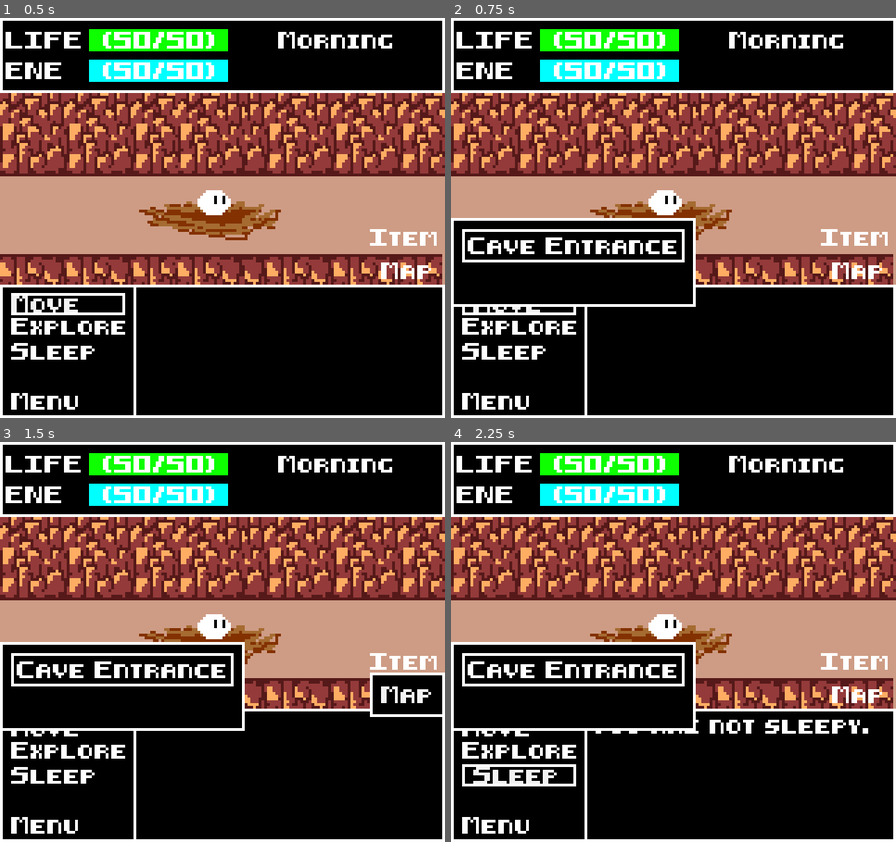
Above: before the commit, frames 1-4 (two rows, left to right).
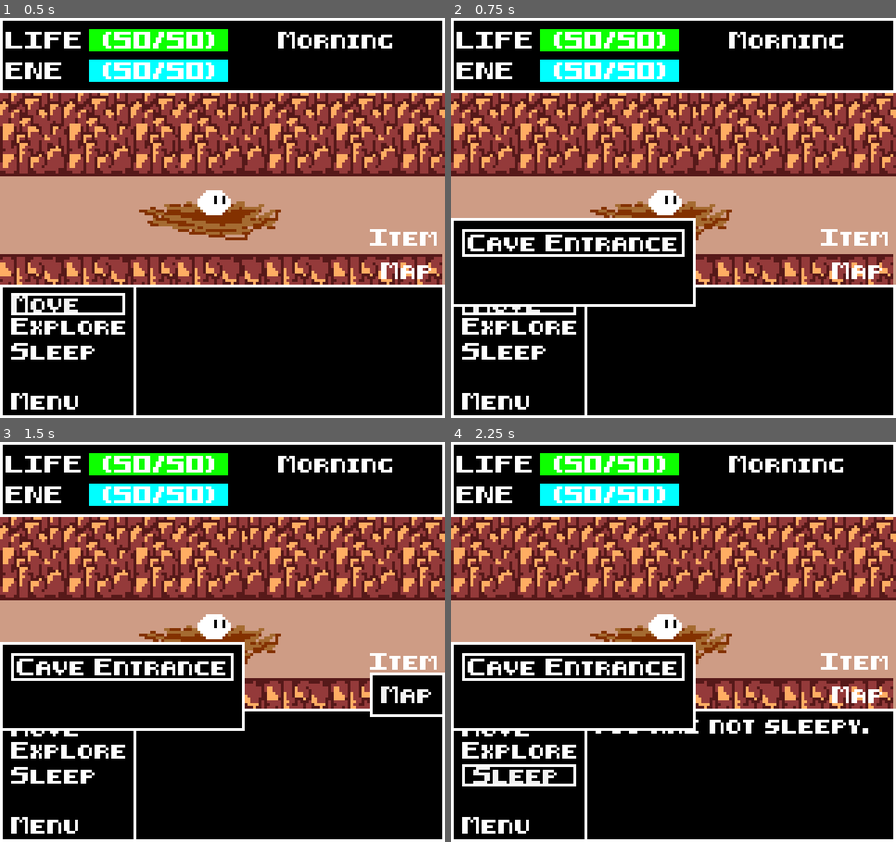
Above: after the commit, the same moments.

Repository: roeri6/text-RPG
Game: Godot game, scene res://Main.tscn
Two runs of this game, one before a commit and one after it. Both use one fixed random seed, a clock stepped at 60 frames per second and the inputs below.
Inputs:
- Up to frame 1 (0.5 s): no input
- Up to frame 2 (0.75 s): click "Move" at 0.5 s
- Up to frame 3 (1.5 s): click "Map" at 1.25 s
- Up to frame 4 (2.25 s): click "Sleep" at 2 s

Frame 1 is identical in both runs. In frame 2, 1.5% of the frame differs, in the area x 2-53%, y 54-62%; in frame 3, 1.5%; in frame 4, 1.5%.

Commit message:
yaya
ayy

Diff:
--- /dev/null
+++ b/Data/Data.gd
@@ -0,0 +1,63 @@
+extends Node
+
+
+var room_list = {}
+var actor_list = {}
+var item_list = {}
+
+
+func initialize_data():
+	create_item("Carrot", "A tasty vegetable", load("res://Theme/carrot.png"))
+	create_item("Meat", "Nice to meat you", load("res://Theme/meat.png"))
+	create_room("Cave Entrance",["Forest","Cave"], load("res://Room/Backgrounds/clearing.png"))
+	create_room("Cave",["Cave Entrance"],load("res://Room/Backgrounds/cave.png"),{}, true)
+	create_room("Forest",["Cave Entrance","Dirt Road"], load("res://Room/Backgrounds/forest.png"), {"Item": 50, "Nothing":50, "Encounter": 25}, false, {"Carrot" : 1, "Meat": 1})
+	create_room("Dirt Road",["Forest"], load("res://Room/Backgrounds/dirtroad.png"))
+	#create_room("GodRoom",[])
+	create_actor("MrHero")
+
+func create_room(rname,rconnections, background, revent = {}, rsleep = false, ritems = {}):
+	var newroom = Room.new()
+	newroom.room_name = rname
+	newroom.connections.append_array(rconnections)
+	newroom.explore_events = revent.duplicate()
+	newroom.explore_items = ritems.duplicate()
+	newroom.is_sleeping_spot = rsleep
+	newroom.background = background
+	room_list[newroom.room_name] = newroom
+	newroom.id = room_list.size()
+
+func has_room(room):
+	return room_list.has(room)
+
+func get_room(room):
+	return room_list[room]
+
+func find_room_by_id(id):
+	for i in room_list:
+		if room_list[i].id == id:
+			return i
+	return null
+
+func create_item(iname, infotext, icon):
+	var newitem = Item.new()
+	newitem.item_name = iname
+	newitem.info_text = infotext
+	newitem.icon = icon
+	item_list[newitem.item_name] = newitem
+	newitem.id = item_list.size()
+
+func get_item(item):
+	return item_list[item]
+
+func has_item(item):
+	return item_list.has(item)
+
+func create_actor(aname):
+	var newactor = Actor.new()
+	newactor.actor_name = aname
+	actor_list[aname] = newactor
+	newactor.id = actor_list.size()
+
+func get_actor(aname):
+	return actor_list[aname]
--- a/Theme/MenuTheme.tres
+++ b/Theme/MenuTheme.tres
@@ -39,7 +39,7 @@
 Button/styles/normal = SubResource("StyleBoxEmpty_r6jum")
 ItemList/colors/font_color = Color(1, 1, 1, 1)
 ItemList/colors/guide_color = Color(0.7, 0.7, 0.7, 0)
-ItemList/constants/v_separation = 4
+ItemList/constants/v_separation = 2
 ItemList/styles/cursor = null
 ItemList/styles/cursor_unfocused = null
 ItemList/styles/focus = SubResource("StyleBoxEmpty_3dxne")
--- a/item_menu.gd
+++ b/item_menu.gd
@@ -1,6 +1,10 @@
 extends ItemList
 
+var selected_item
 
+signal item_used
+signal item_info
+signal item_discard
 
 func populate_item_list(list):
 	clear()
@@ -8,10 +12,36 @@
 		add_item("", item)
 	call_deferred("grab_focus")
 	show()
-	select(0)
+	if list.size() > 0:
+		select(0)
 
 
 func _on_gui_input(event):
 	if event.is_action_pressed("ui_cancel"):
 		emit_signal("focus_exited")
 		queue_free()
+
+
+func _on_item_activated(index):
+	$ItemList.show()
+	$ItemList.grab_focus()
+	$ItemList.select(0)
+	selected_item = index
+
+
+func _on_item_list_item_activated(index):
+	match(index):
+		0:
+			emit_signal("item_used", selected_item)
+		1:
+			emit_signal("item_info", selected_item)
+		2:
+			emit_signal("item_discard", selected_item)
+	queue_free()
+
+
+func _on_item_list_gui_input(event):
+	if event.is_action_pressed("ui_cancel"):
+		$ItemList.hide()
+		grab_focus()
+		select(selected_item)
--- a/item_menu.tscn
+++ b/item_menu.tscn
@@ -11,4 +11,17 @@
 same_column_width = true
 script = ExtResource("1_n2rwk")
 
+[node name="ItemList" type="ItemList" parent="." unique_id=491460626]
+visible = false
+layout_mode = 0
+offset_right = 57.0
+offset_bottom = 38.0
+item_count = 3
+item_0/text = "Use"
+item_1/text = "Info"
+item_2/text = "Discard"
+
 [connection signal="gui_input" from="." to="." method="_on_gui_input"]
+[connection signal="item_activated" from="." to="." method="_on_item_activated"]
+[connection signal="gui_input" from="ItemList" to="." method="_on_item_list_gui_input"]
+[connection signal="item_activated" from="ItemList" to="." method="_on_item_list_item_activated"]
--- a/main.gd
+++ b/main.gd
@@ -14,50 +14,19 @@
 @onready var last_button = $BottomMenu/Move
 
 func _ready():
-	create_item("Carrot", "A tasty vegetable", load("res://Theme/carrot.png"))
-	create_item("Meat", "Nice to meat you", load("res://Theme/meat.png"))
-	create_room("Cave Entrance",["Forest","Cave"], load("res://Room/Backgrounds/clearing.png"))
-	create_room("Cave",["Cave Entrance"],load("res://Room/Backgrounds/cave.png"),{}, true)
-	create_room("Forest",["Cave Entrance","Dirt Road"], load("res://Room/Backgrounds/forest.png"), {"Item": 50, "Nothing":50, "Encounter": 25}, false, {"Carrot" : 1, "Meat": 1})
-	create_room("Dirt Road",["Forest"], load("res://Room/Backgrounds/dirtroad.png"))
-	#create_room("GodRoom",[])
-	create_actor("MrHero")
+	Data.initialize_data()
 	set_player_actor("MrHero")
 	start_new_room("Cave")
 	make_pathfind()
 	last_button.grab_focus()
 
-func create_room(rname,rconnections, background, revent = {}, rsleep = false, ritems = {}):
-	var newroom = Room.new()
-	newroom.room_name = rname
-	newroom.connections.append_array(rconnections)
-	newroom.explore_events = revent.duplicate()
-	newroom.explore_items = ritems.duplicate()
-	newroom.is_sleeping_spot = rsleep
-	newroom.background = background
-	room_list[newroom.room_name] = newroom
-	newroom.id = room_list.size()
-
-func create_item(iname, infotext, icon):
-	var newitem = Item.new()
-	newitem.item_name = iname
-	newitem.info_text = infotext
-	newitem.icon = icon
-	item_list[newitem.item_name] = newitem
-	newitem.id = item_list.size()
-
-func create_actor(aname):
-	var newactor = Actor.new()
-	newactor.actor_name = aname
-	actor_list[aname] = newactor
-	newactor.id = actor_list.size()
 
 func set_player_actor(actor):
 	player_actor = actor
-	$PlayerWindow.set_player_window(actor_list[actor])
+	$PlayerWindow.set_player_window(Data.get_actor(actor))
 
 func change_active_room(newroom):
-	if room_list.has(newroom):
+	if Data.has_room(newroom):
 		if spend_energy(5):
 			log_window.add_log("Moved to " + newroom)
 			spend_time(30)
@@ -71,16 +40,15 @@
 
 func start_new_room(room):
 	active_room = room
-	last_button.grab_focus()
-	if room_list[active_room].background != null:
-		$Background.texture = room_list[active_room].background
-	#$Window.title = room
-	#$Window/Label.text = room
+	var room_data = Data.get_room(room)
+	last_button.grab_focus()
+	if room_data.background != null:
+		$Background.texture = room_data.background
 	update_hud()
 
 func update_hud():
-	$PlayerWindow.set_player_window(actor_list[player_actor])
-	if room_list[active_room].is_sleeping_spot:
+	$PlayerWindow.set_player_window(Data.get_actor(player_actor))
+	if Data.get_room(active_room).is_sleeping_spot:
 		$BottomMenu/Rest.text = "Sleep"
 	else:
 		$BottomMenu/Rest.text = "Rest"
@@ -88,16 +56,16 @@
 
 func make_pathfind():
 	var pathfinder = AStar2D.new()
-	for i in room_list:
-		pathfinder.add_point(room_list[i].id, Vector2.ZERO)
-	for i in room_list:
-		for j in room_list[i].connections:
-			if room_list.has(j):
-				pathfinder.connect_points(room_list[i].id, room_list[j].id, false)
+	for i in Data.room_list:
+		pathfinder.add_point(Data.get_room(i).id, Vector2.ZERO)
+	for i in Data.room_list:
+		for j in Data.get_room(i).connections:
+			if Data.room_list.has(j):
+				pathfinder.connect_points(Data.get_room(i).id, Data.get_room(j).id, false)
 	room_astar = pathfinder
 
 func return_pathfind(target):
-	var path = room_astar.get_id_path(room_list[active_room].id, room_list[target].id)
+	var path = room_astar.get_id_path(Data.get_room(active_room).id, Data.get_room(target).id)
 	if path.size() > 0:
 		print(path)
 		print(path.size())
@@ -108,31 +76,27 @@
 		else:
 			log_window.add_log("Moving to " + str(target) + ", " + str(path.size()) + " rooms away")
 			for i in path:
-				change_active_room(find_room_by_id(i))
+				change_active_room(Data.find_room_by_id(i))
 
 	else:
 		log_window.add_log("Tried to move from " + active_room + " to " + str(target) + "but there's no path")
 		print("no_path_avaliable")
 
-func find_room_by_id(id):
-	for i in room_list:
-		if room_list[i].id == id:
-			return i
-	return null
 
 func spend_energy(value):
+	var actor = Data.get_actor(player_actor)
 	if value < 0:
-		actor_list[player_actor].energy = clampi(actor_list[player_actor].energy-value,0, actor_list[player_actor].max_energy)
+		actor.energy = clampi(actor.energy-value,0, actor.max_energy)
 		return true
-	if actor_list[player_actor].energy > value:
-		actor_list[player_actor].energy -= value
+	if actor.energy > value:
+		actor.energy -= value
 		return true
 	else:
-		if actor_list[player_actor].energy > 0:
-			value -= actor_list[player_actor].energy
-			actor_list[player_actor].energy = 0
-		actor_list[player_actor].hp -= value
-		if actor_list[player_actor].hp > 0:
+		if actor.energy > 0:
+			value -= actor.energy
+			actor.energy = 0
+		actor.hp -= value
+		if actor.hp > 0:
 			log_window.add_log("No more energy, you're too tired...")
 			return true
 		else:
@@ -140,7 +104,8 @@
 			return false
 
 func spend_hp(value):
-	actor_list[player_actor].hp = clampi(actor_list[player_actor].hp-value,0, actor_list[player_actor].max_hp)
+	var actor = Data.get_actor(player_actor)
+	actor.hp = clampi(actor.hp-value,0, actor.max_hp)
 
 func spend_time(minutes):
 	clock += minutes
@@ -149,7 +114,7 @@
 	if travel_window == null:
 		last_button = $BottomMenu/Move
 		travel_window = load("res://TravelWindow.tscn").instantiate()
-		travel_window.populate_travel_list(room_list[active_room].connections)
+		travel_window.populate_travel_list(Data.get_room(active_room).connections)
 		travel_window.connect("travel_clicked", change_active_room)
 		travel_window.connect("focus_exited", last_button.grab_focus)
 		add_child(travel_window)
@@ -161,13 +126,12 @@
 		last_button = $BottomMenu/Map
 		travel_window = load("res://TravelWindow.tscn").instantiate()
 		var rooms = []
-		for i in room_list.keys():
+		for i in Data.room_list.keys():
 			rooms.append(i)
 		travel_window.populate_travel_list(rooms)
 		travel_window.connect("travel_clicked", return_pathfind)
 		travel_window.connect("focus_exited", last_button.grab_focus)
 		add_child(travel_window)
-	pass # Replace with function body.
 
 
 func _on_talk_pressed():
@@ -175,18 +139,19 @@
 
 
 func _on_explore_pressed():
+	var room = Data.get_room(active_room)
 	if !spend_energy(2):
 		return
-	var event = room_list[active_room].get_explore_event()
+	var event = room.get_explore_event()
 	spend_time(15)
 	match(event):
 		"empty":
 			log_window.add_log("There's nothing here")
 		"Item":
 			log_window.add_log("You search...")
-			var item = room_list[active_room].get_explore_item()
-			if item_list.has(item):
-				if actor_list[player_actor].add_item(item):
+			var item = room.get_explore_item()
+			if Data.has_item(item):
+				if Data.get_actor(player_actor).add_item(item):
 					log_window.add_log("You found " + item + "!")
 				else:
 					log_window.add_log("You found " + item + ", but your inventory is full...")
@@ -196,12 +161,12 @@
 			log_window.add_log("You search... didn't find anything")
 		"Encounter":
 			log_window.add_log("You encounter a creature!")
-	$PlayerWindow.set_player_window(actor_list[player_actor])
+	$PlayerWindow.set_player_window(Data.get_actor(player_actor))
 
 
 func _on_rest_pressed():
-	if room_list[active_room].is_sleeping_spot:
-		if (clock/60)+9 > 20 or actor_list[player_actor].energy == 0:
+	if Data.get_room(active_room).is_sleeping_spot:
+		if (clock/60)+9 > 20 or Data.get_actor(player_actor).energy == 0:
 			log_window.add_log("ZzZz... You feel well rested!")
 			clock = 0
 			spend_energy(-999)
@@ -224,10 +189,36 @@
 		last_button = $BottomMenu/Item
 		item_window = load("res://item_menu.tscn").instantiate()
 		var item_icons = []
-		for item in actor_list[player_actor].inventory:
-			item_icons.append(item_list[item].icon)
+		for item in Data.get_actor(player_actor).inventory:
+			item_icons.append(Data.get_item(item).icon)
 		item_window.populate_item_list(item_icons)
 		#item_window.connect("travel_clicked", change_active_room)
 		item_window.connect("focus_exited", last_button.grab_focus)
+		item_window.connect("item_used", item_used)
+		item_window.connect("item_info", item_info)
+		item_window.connect("item_discard", item_discard)
 		add_child(item_window)
 	pass # Replace with function body.
+
+func item_used(index):
+	var item = Data.get_actor(player_actor).inventory[index]
+	if Data.get_item(item).usable:
+		if Data.get_item(item).consumable:
+			Data.get_actor(player_actor).inventory.remove_at(index)
+		log_window.add_log("You used " + item)
+	else:
+		log_window.add_log(item + " is not usable.")
+	last_button.grab_focus()
+
+func item_info(index):
+	var item = Data.get_actor(player_actor).inventory[index]
+	log_window.add_log(Data.get_item(item).info_text)
+	last_button.grab_focus()
+func item_discard(index):
+	var item = Data.get_actor(player_actor).inventory[index]
+	if Data.get_item(item).droppable:
+		Data.get_actor(player_actor).inventory.remove_at(index)
+		log_window.add_log("You dropped " + item)
+	else:
+		log_window.add_log("You can't drop " + item)
+	last_button.grab_focus()
--- a/project.godot
+++ b/project.godot
@@ -14,6 +14,10 @@
 run/main_scene="uid://da01tgbydoann"
 config/features=PackedStringArray("4.6", "Forward Plus")
 config/icon="res://icon.svg"
+
+[autoload]
+
+Data="*uid://bnid6rfv21k5e"
 
 [display]
 
Not shown, added: Data/Data.gd.uid
